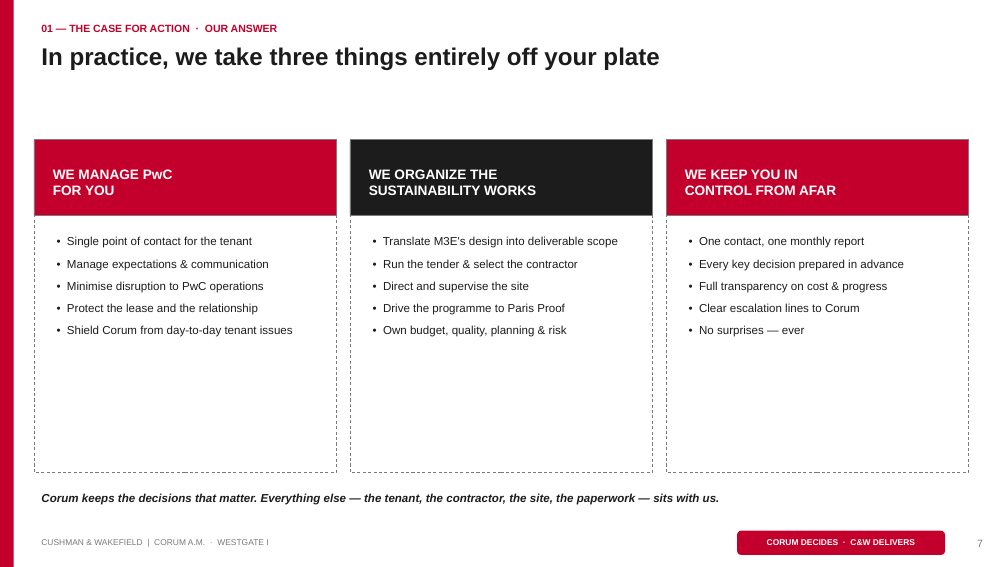
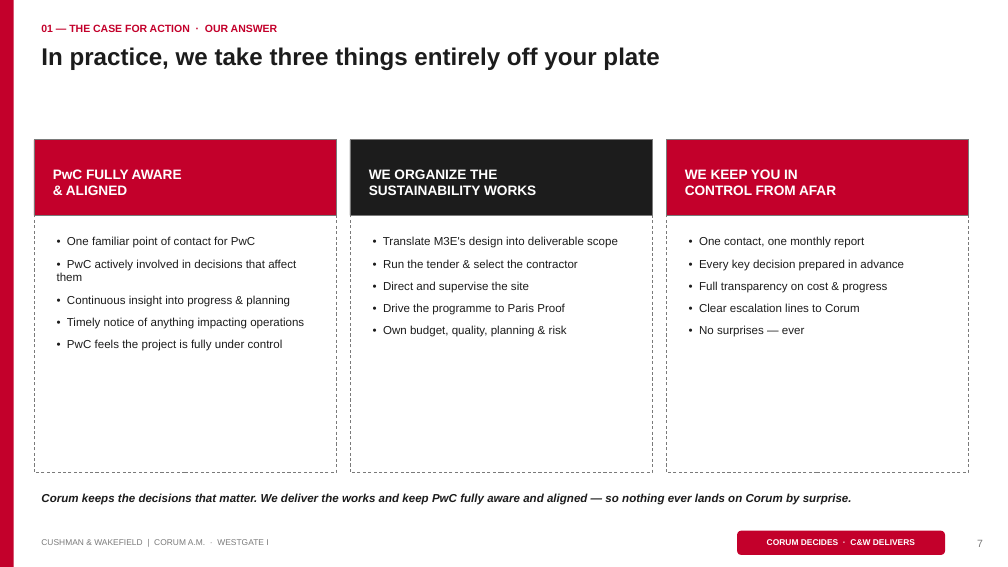
Before and after one commit to sjbezemer-cmyk/Solid-Base, a slide deck: slide 7 of corum-pitch/Corum-Westgate-I-Pitch-Wireframe.pptx. Drawn at 1008x567 pixels with LibreOffice and Linux fonts; fonts in the diff are those of the drawing. Boxes give left, top, right and bottom in pixels: in the first picture for what was removed or moved away, otherwise in the second. Text is boxed around its words. In the diff, an @@ line names an element or a change of style, - is before the commit and + after.

```diff
--- a/corum-pitch/Corum-Westgate-I-Pitch-Wireframe.pptx
+++ b/corum-pitch/Corum-Westgate-I-Pitch-Wireframe.pptx
@@ text at <box>53,169,182,195</box>: text changed @@
-WE MANAGE PwC
-FOR YOU
+PwC FULLY AWARE
+& ALIGNED
@@ text at <box>57,236,304,351</box>: text changed @@
-• Single point of contact for the tenant
-• Manage expectations & communication
-• Minimise disruption to PwC operations
-• Protect the lease and the relationship
-• Shield Corum from day-to-day tenant issues
+• One familiar point of contact for PwC
+• PwC actively involved in decisions that affect them
+• Continuous insight into progress & planning
+• Timely notice of anything impacting operations
+• PwC feels the project is fully under control
@@ text at <box>41,493,852,505</box>: text changed @@
-Corum keeps the decisions that matter. Everything else — the tenant, the contractor, the site, the paperwork — sits with us.
+Corum keeps the decisions that matter. We deliver the works and keep PwC fully aware and aligned — so nothing ever lands on Corum by surprise.
```
Also in this commit, not shown: 4 other slides changed, 3 other files.
